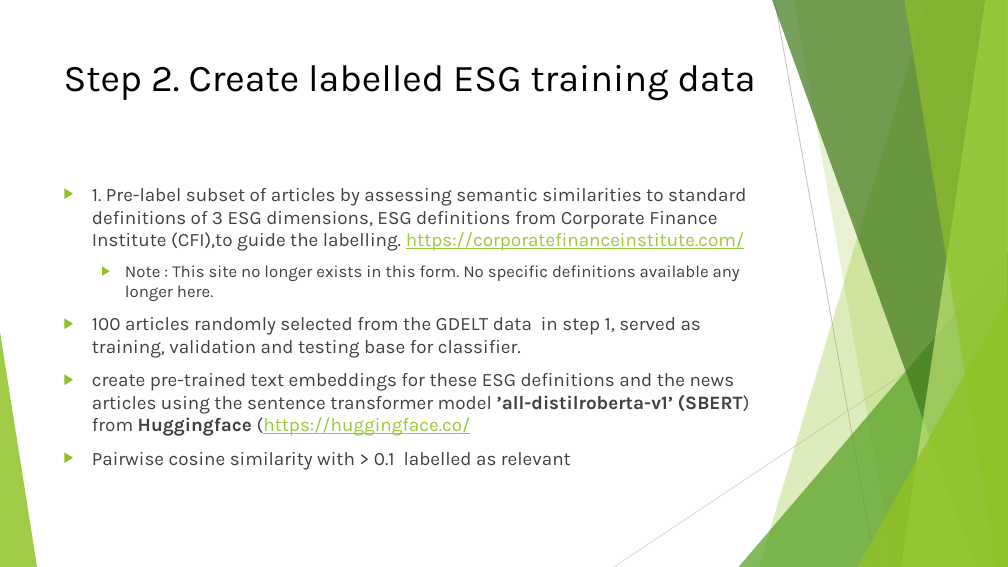
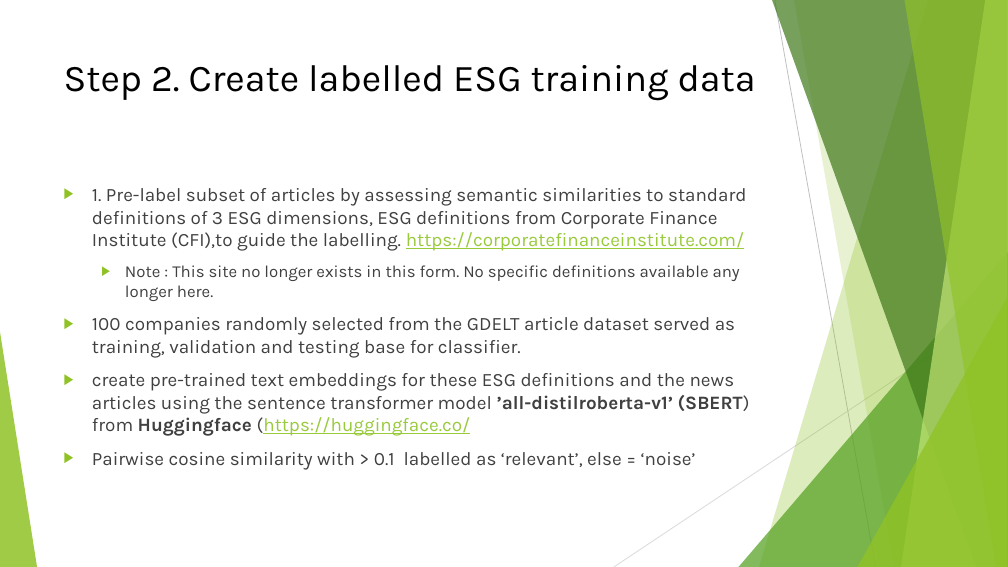
Before and after one commit to eamonnk/sci_res_lit_spec9997_john_sat, a slide deck: slide 17 of asgnmnts/assgmnt 1/final/spec9997_assgnmnt_1_eamonn_kelly_D24127620.pptx. Drawn at 1008x567 pixels with LibreOffice and Linux fonts; fonts in the diff are those of the drawing. Boxes give left, top, right and bottom in pixels: in the first picture for what was removed or moved away, otherwise in the second. Text is boxed around its words. In the diff, an @@ line names an element or a change of style, - is before the commit and + after.

```diff
--- a/asgnmnts/assgmnt 1/final/spec9997_assgnmnt_1_eamonn_kelly_D24127620.pptx
+++ b/asgnmnts/assgmnt 1/final/spec9997_assgnmnt_1_eamonn_kelly_D24127620.pptx
@@ text at bbox=[92, 317, 735, 358]: text changed @@
-▶ 100 articles randomly selected from the GDELT data in step 1, served as training, validation and testing base for classifier.
+▶ 100 companies randomly selected from the GDELT article dataset served as training, validation and testing base for classifier.
@@ text at bbox=[92, 452, 696, 470]: text changed @@
-▶ Pairwise cosine similarity with > 0.1 labelled as relevant
+▶ Pairwise cosine similarity with > 0.1 labelled as ‘relevant’, else = ‘noise’
```
Also in this commit, not shown: 17 other slides changed, 10 other files.
